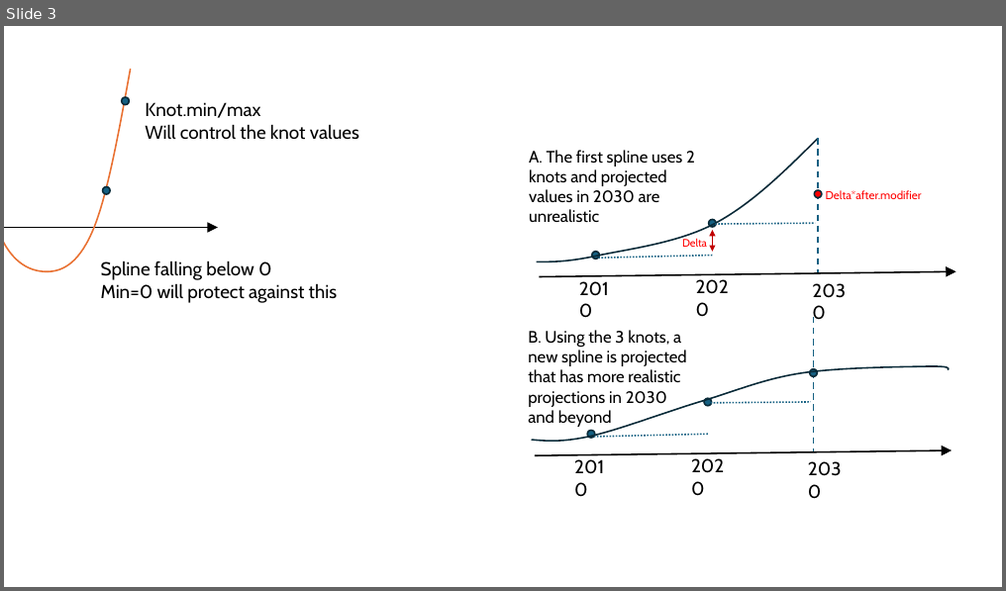
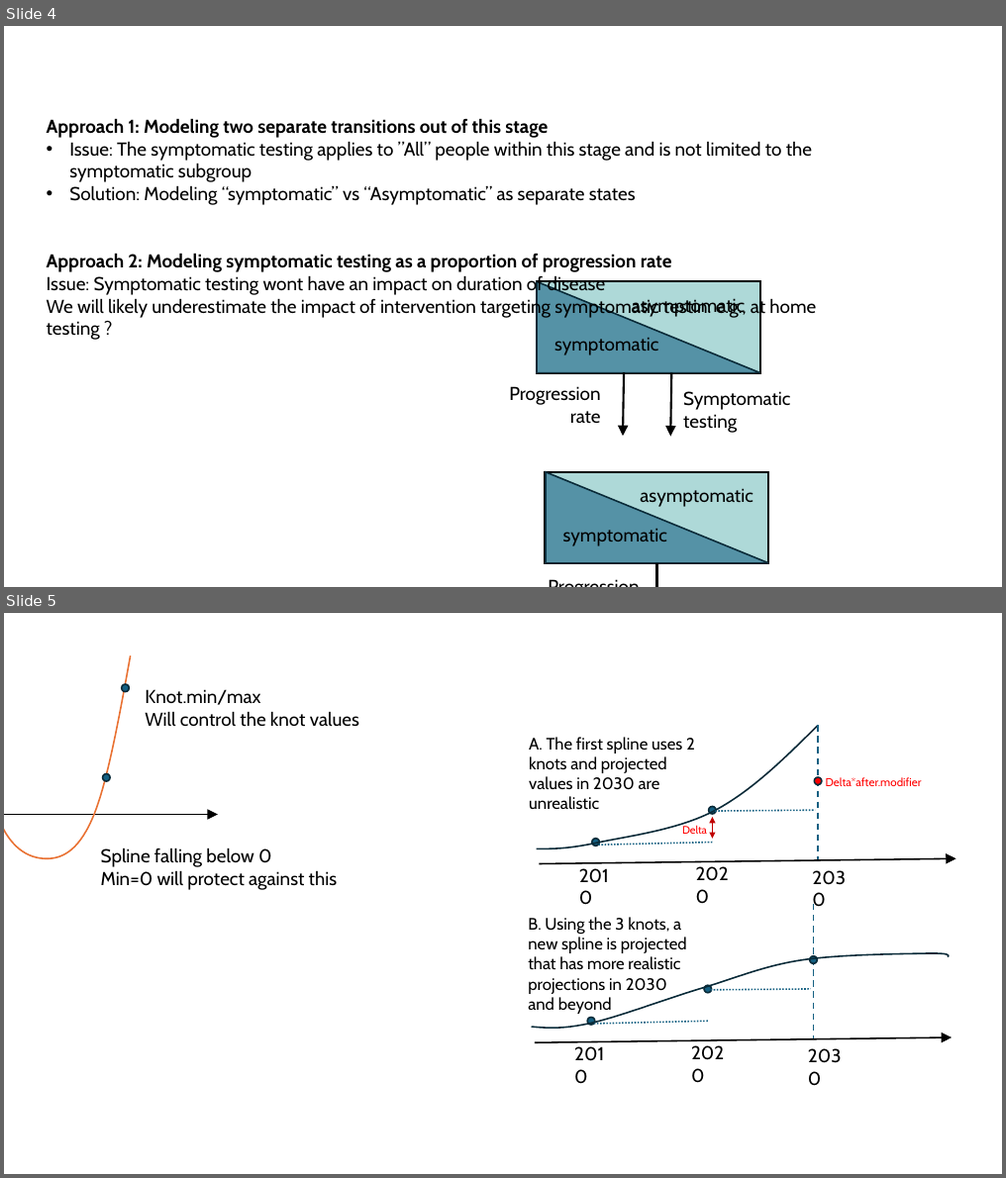
Before and after one commit to tfojo1/jheem_analyses, a slide deck: applications/SHIELD/support/docs/syphilis_natural_history.pptx. Shown one above the other, each under a label of ours: slide 3 before the commit, slides 4 and 5 after it. The pictures are 1006x591 and 1006x1178 pixels, drawn with LibreOffice and Linux fonts; fonts in the diff are those of the drawing. Boxes give left, top, right and bottom in pixels: in the first picture for what was removed or moved away, otherwise in the second. Text is boxed around its words. In the diff, an @@ line names an element or a change of style, - is before the commit and + after.

```diff
--- a/applications/SHIELD/support/docs/syphilis_natural_history.pptx
+++ b/applications/SHIELD/support/docs/syphilis_natural_history.pptx
@@ slide 4 added at (4,26,1002,587), background #FFFFFF @@
@@ text added at (47,118,816,340), 18 pt, text #000000 @@
+Approach 1: Modeling two separate transitions out of this stage
+• Issue: The symptomatic testing applies to ”All” people within this stage and is not limited to the symptomatic subgroup
+• Solution: Modeling “symptomatic” vs “Asymptomatic” as separate states
+Approach 2: Modeling symptomatic testing as a proportion of progression rate
+Issue: Symptomatic testing wont have an impact on duration of disease
+We will likely underestimate the impact of intervention targeting symptomatic testin: e.g., at home testing ?
@@ rectangle added at (537,282,761,373), fill #AED9D8, outline #000000 2 pt @@
@@ right triangle added at (537,282,761,373), fill #156082 at 58% opacity, outline #092A39 1.5 pt @@
@@ text added at (632,298,745,317), 18 pt, text #000000 @@
+asymptomatic
@@ text added at (554,338,658,356), 18 pt, text #000000 @@
+symptomatic
@@ arrow added from (624, 372) to (623, 436), #000000 2 pt @@
@@ arrow added from (672, 373) to (671, 436), #000000 2 pt @@
@@ text added at (509,386,601,424), 18 pt, text #000000 @@
+Progression
+rate
@@ text added at (683,391,790,433), 18 pt, text #000000 @@
+Symptomatic
+testing
@@ rectangle added at (546,472,769,564), fill #AED9D8, outline #000000 2 pt @@
@@ right triangle added at (546,472,769,564), fill #156082 at 58% opacity, outline #092A39 1.5 pt @@
@@ text added at (640,488,752,507), 18 pt, text #000000 @@
+asymptomatic
@@ text added at (563,529,667,547), 18 pt, text #000000 @@
+symptomatic
@@ text added at (536,571,647,587), 18 pt, text #000000 @@
+Progression
+rate
@@ arrow added from (656, 564) to (656, 587), #000000 2.75 pt @@
@@ elbow arrow added from (656, 564) to (718, 587), #000000 2 pt @@
@@ text added at (718,579,842,587), 18 pt, text #000000 @@
+Proportion
+Symptomatic
+testing
@@ what was slide 3 is now slide 5 @@
```
Also in this commit, not shown: 1 other slide added, 6 other files.
